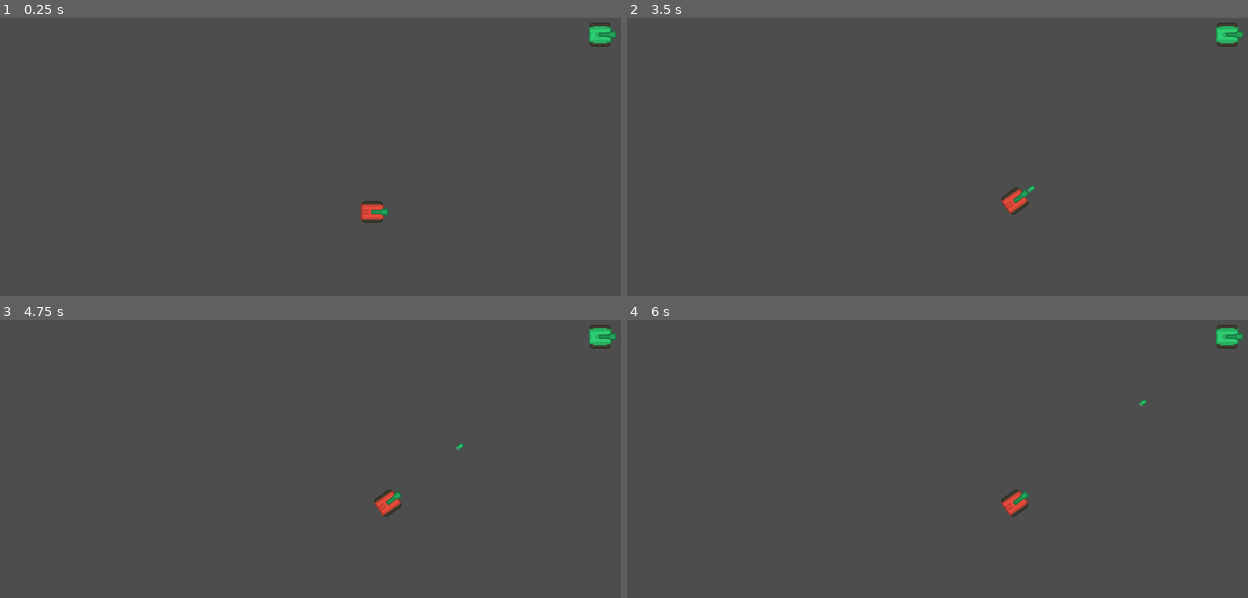
Above: before the commit, frames 1-4 (two rows, left to right).
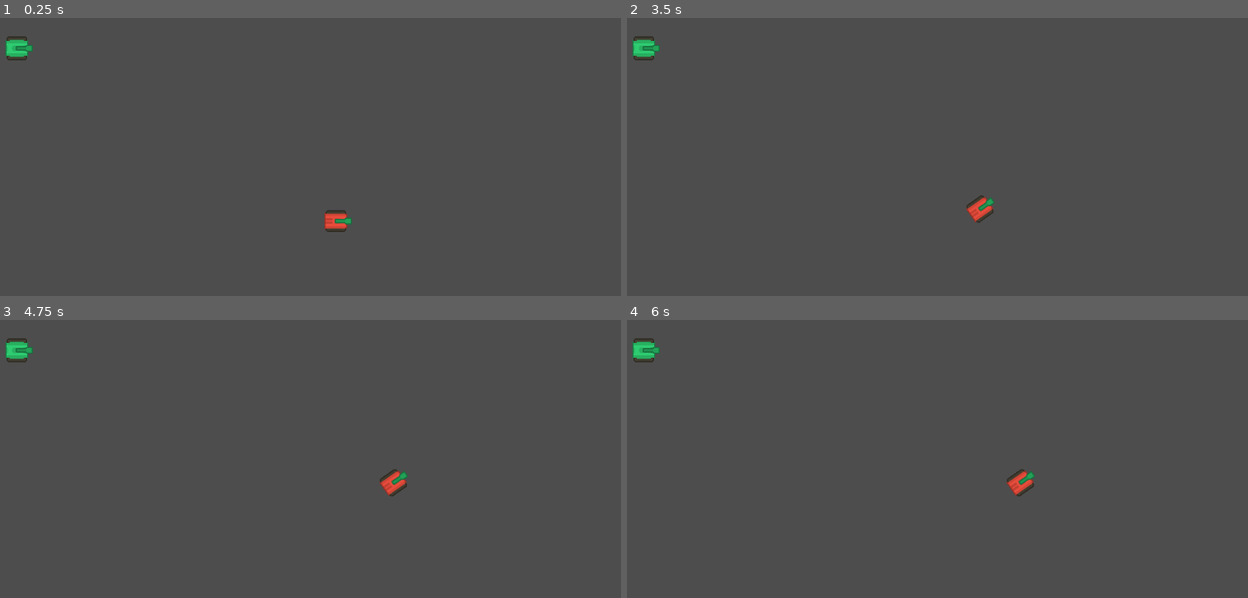
Above: after the commit, the same moments.

Repository: BrianMosbeux/Steel_Storm
Game: Godot game, scene res://scenes/main.tscn
Two runs of this game, one before a commit and one after it. Both use one fixed random seed, a clock stepped at 60 frames per second and the inputs below.
Inputs:
- Up to frame 1 (0.25 s): no input
- Up to frame 2 (3.5 s): tap Enter at 0.5, 2 s; tap Space at 1.25, 2.75 s
- Up to frame 3 (4.75 s): tap Enter at 4.25 s
- Up to frame 4 (6 s): tap Space at 5 s

The runs differ from the first frame. In frame 1, 1.2% of the frame differs, in the area x 0-100%, y 1-77%; in frame 2, 1.2%, in the area x 0-100%, y 1-74%; in frame 3, 1.2%; in frame 4, 1.2%.

Commit message:
update player and enemy pos on main scene

Diff:
--- a/scenes/main.tscn
+++ b/scenes/main.tscn
@@ -9,10 +9,10 @@
 script = ExtResource("1_qjmy5")
 
 [node name="Player" parent="." instance=ExtResource("1_2efj0")]
-position = Vector2(1104, 64)
+position = Vector2(80, 88)
 
 [node name="Enemy" parent="." instance=ExtResource("3_eeaeo")]
-position = Vector2(704, 376)
+position = Vector2(640, 392)
 
 [node name="BulletManager" type="Node2D" parent="."]
 script = ExtResource("2_5x1xw")
